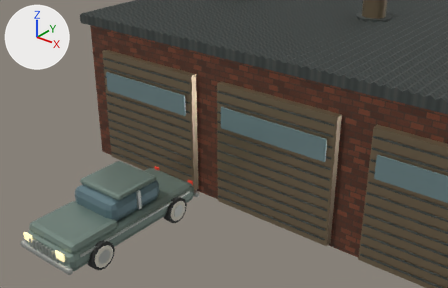
An edit to the glTF model public/art/models/dealer.glb, drawn before and after from the same camera.
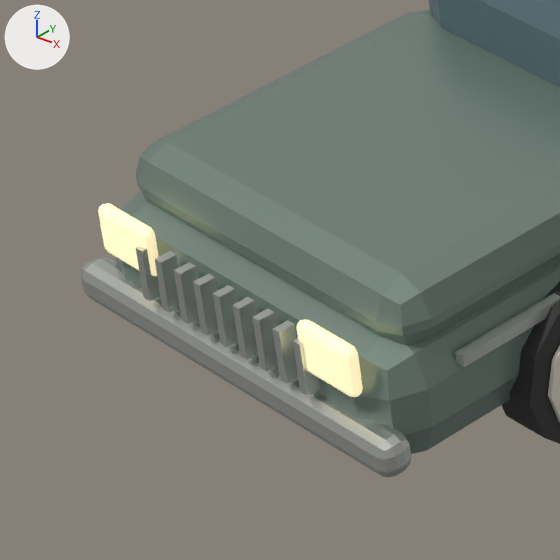
Each version appears first from a 50 mm lens placed at (8.0, -15.15, 9.4), pointed at (-0.31, -4.77, 2.97), and next in a close-up on the part from 2% to 22% of the width and 69% to 100% of the height. Every picture has the same lights, and +X, +Y and +Z are marked at upper left. The first two pictures are the older version. Where no turn or scale is listed for an object, it has been applied to the vertices. Vertices at exactly the same position are counted once.

The first close-up shows 'cabin glass', 'centre pillar', 'chassis', 'headlight', 'wheel' and 1 more.
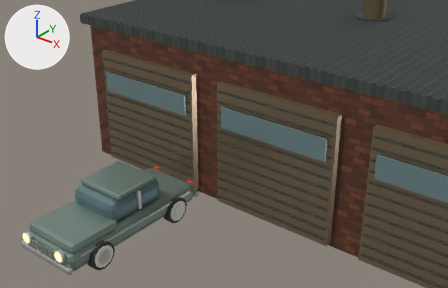
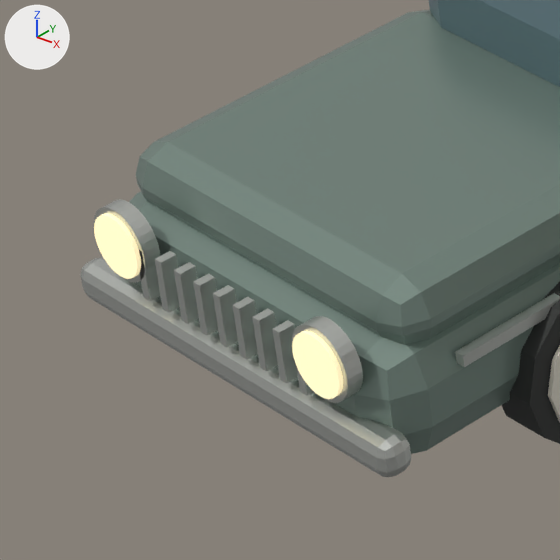
What differs and where, as boxes [x1, y1, x2, y2] in the close-ups (560 x 560 px):
```json
{"object": "centre pillar", "change": "reshaped", "before": [80, 245, 560, 477], "after": [80, 199, 560, 477]}
{"object": "headlight", "change": "reshaped, moved, turned", "before": [98, 203, 363, 397], "after": [94, 213, 343, 399]}
{"part": 1, "of": "me_cube_062", "change": "added", "after": [94, 199, 160, 283]}
{"part": 2, "of": "me_cube_062", "change": "added", "after": [292, 316, 363, 403]}
{"part": 3, "of": "me_cube_064", "change": "added", "after": [94, 213, 141, 279], "on screen": "beige"}
{"part": 4, "of": "me_cube_064", "change": "added", "after": [292, 331, 343, 399], "on screen": "beige"}
{"part": 5, "of": "me_cube_064", "change": "deleted", "before": [98, 203, 159, 276]}
{"part": 6, "of": "me_cube_064", "change": "deleted", "before": [296, 319, 363, 397]}
```

Edits to the scene script, one JSON object a line:
```json
{"block": "me_cube_062", "where": "# used by ob_centre_pillar; location = (-3.78, -5.85, 1.22)"}
{"op": "remove", "block": "me_cube_062", "code": "me_cube_062.from_pydata(...)  # 312 vertices, 548 faces; spans x -0.25..1.81, y -2.47..2.17, z -1.01..0.25"}
{"op": "add", "block": "me_cube_062", "code": "me_cube_062.from_pydata(...)  # 440 vertices, 796 faces; spans x -0.25..1.81, y -2.47..2.17, z -1.01..0.25"}
{"block": "me_cube_062", "change": "me_cube_062 part 1: a new loose piece, a 32-sided cylinder along y spanning x 0.01..0.33, y -2.46..-2.39, z -0.61..-0.29, in mat_chrome (light grey #d3d6d0)"}
{"block": "me_cube_062", "change": "me_cube_062 part 2: a new loose piece, a 32-sided cylinder along y spanning x 1.23..1.55, y -2.46..-2.39, z -0.61..-0.29, in mat_chrome (light grey #d3d6d0)"}
{"block": "me_cube_064", "where": "# used by ob_headlight; location = (-3.61, -8.265, 0.77)"}
{"op": "remove", "block": "me_cube_064", "code": "me_cube_064.from_pydata(...)  # 112 vertices, 216 faces; spans x -0.16..1.38, y -0.03..0.03, z -0.11..0.11"}
{"op": "add", "block": "me_cube_064", "code": "me_cube_064.from_pydata(...)  # 128 vertices, 248 faces; spans x -0.14..1.36, y -0.14..0.14, z -0.01..0.01"}
{"block": "me_cube_064", "change": "me_cube_064 part 3: a new loose piece, a 32-sided cylinder along z spanning x -0.135..0.135, y -0.135..0.135, z -0.013..0.013, in mat_headlamps (beige #f9e8b8, glowing beige #d5c69d)"}
{"block": "me_cube_064", "change": "me_cube_064 part 4: a new loose piece, a 32-sided cylinder along z spanning x 1.085..1.355, y -0.135..0.135, z -0.013..0.013, in mat_headlamps (beige #f9e8b8, glowing beige #d5c69d)"}
{"block": "me_cube_064", "change": "me_cube_064 part 5: the loose piece of 56 vertices spanning x -0.16..0.16, y -0.03..0.03, z -0.11..0.11 is deleted"}
{"block": "me_cube_064", "change": "me_cube_064 part 6: the loose piece of 56 vertices spanning x 1.06..1.38, y -0.03..0.03, z -0.11..0.11 is deleted"}
{"op": "set", "path": "ob_headlight.location", "old": "(-3.61, -8.265, 0.77)", "new": "(-3.61, -8.315, 0.77)"}
{"op": "set", "path": "ob_headlight.rotation_euler", "old": "(0.0, 0.0, 0.0)", "new": "(1.571, 0.0, 0.0)", "note": "degrees (0, 0, 0) -> degrees (90, 0, 0)"}
```
